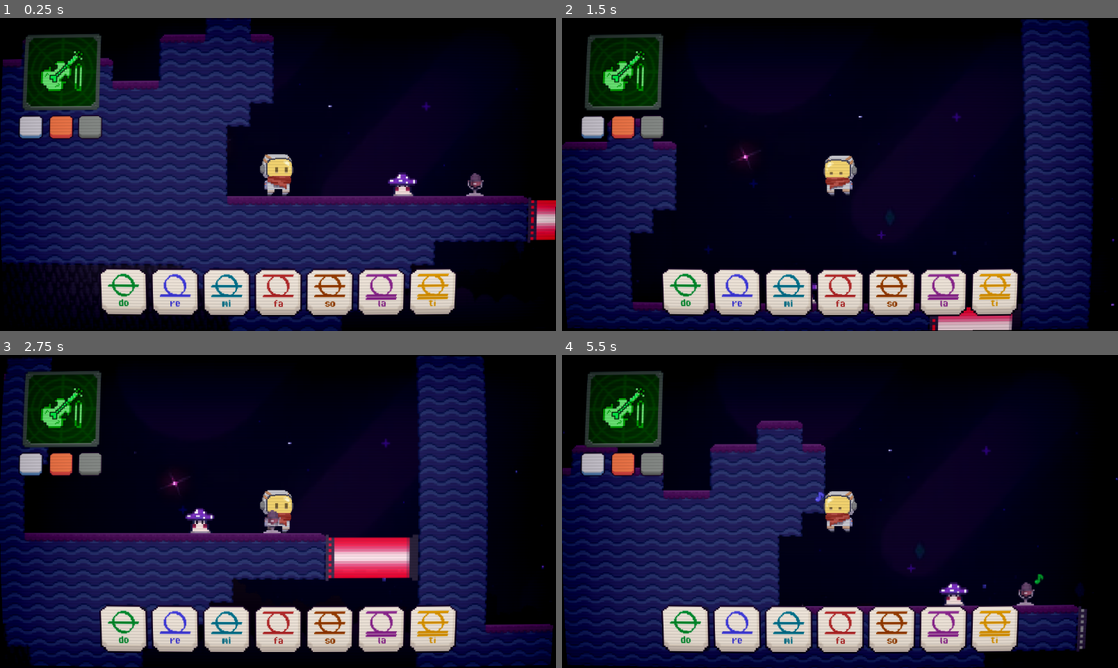
Above: before the commit, frames 1-4 (two rows, left to right).
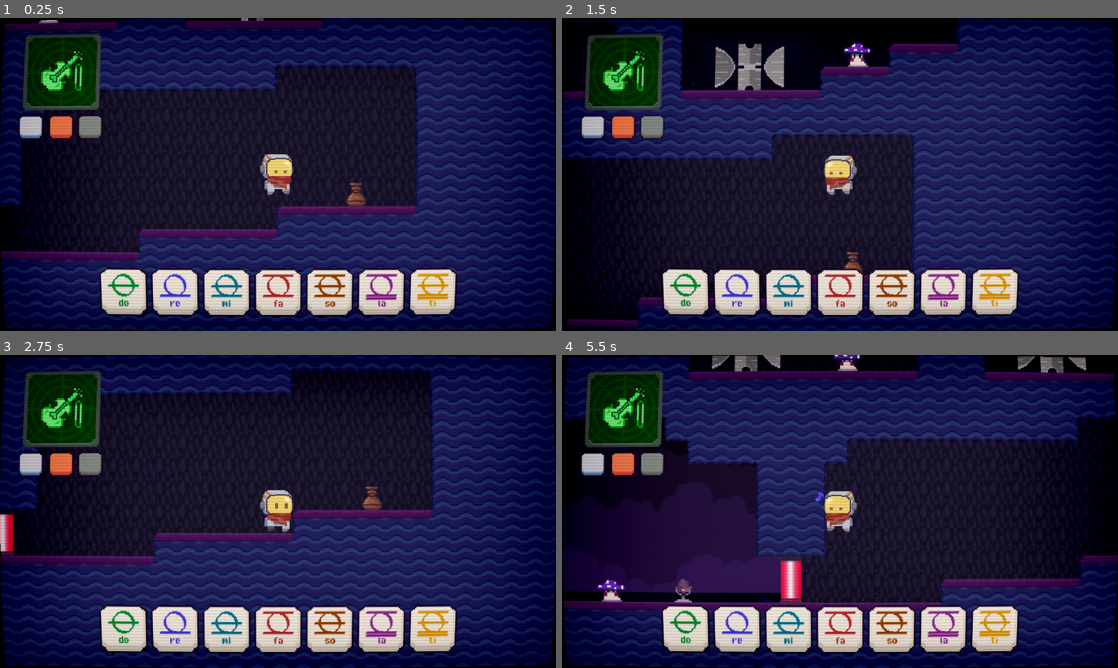
Above: after the commit, the same moments.

Repository: dafestin79/in-orbeat-level
Game: Godot game, scene res://Scenes/level_6.tscn
Same seed, same stepped clock (60 frames per second), same inputs: the game is played once before the commit and once after it. This scene is started directly instead of the project's main scene. Sound files missing from this copy of the repository are replaced by a short silence.
Inputs:
- Up to frame 1 (0.25 s): no input
- Up to frame 2 (1.5 s): tap Enter (ui_accept) at 0.5 s; hold D (Right) 0.53-1.28 s; tap 1 (piano) at 0.6 s; tap W (Jump) at 0.77 s; tap 2 (violin) at 0.8, 1.35 s; hold A (Left) from 1.28 s (still down)
- Up to frame 3 (2.75 s): tap W (Jump) at 1.52 s; tap 1 (piano) at 1.55 s; release A (Left) at 2.03 s; hold D (Right) from 2.03 s (still down); tap Space (interact) at 2.1 s; tap 2 (violin) at 2.3 s
- Up to frame 4 (5.5 s): tap U (note_1) at 2.85 s; tap W (Jump) at 3.02, 3.77, 4.52 s; tap 1 (piano) at 3.05, 4.55 s; release D (Right) at 3.53 s; hold A (Left) from 3.53 s (still down); tap K (note_10) at 3.6 s; tap 2 (violin) at 3.8, 5.3 s; tap L (note_12) at 4.35 s; tap I (note_3) at 5.1 s

The runs differ from the first frame. In frame 1, 61% of the frame differs, in the area x 0-100%, y 0-100%; in frame 2, 51%; in frame 3, 42%; in frame 4, 49%.

Commit message:
Adjusted music comet

Diff:
--- a/Scenes/level_6.tscn
+++ b/Scenes/level_6.tscn
@@ -324,12 +324,13 @@
 
 [node name="MusicComet" parent="." instance=ExtResource("6_4jl0u")]
 position = Vector2(1199, 593)
-notes_list = Array[String](["piano_1", "piano_3", "piano_5"])
+notes_list = Array[String](["piano_1", "violin_3", "piano_5", "piano_6", "violin_10"])
+num_notes_to_play = 5
 next_scene_path = "res://Scenes/main_menu.tscn"
 is_randomized = true
 
 [node name="player" parent="." instance=ExtResource("11_fd8gt")]
-position = Vector2(1043, 322)
+position = Vector2(1153, 581)
 allowed_instruments = Array[String](["violin", "piano"])
 allowed_notes = Array[String](["1", "3", "5", "6", "8", "10", "12"])
 level = 1
--- a/savefile.json
+++ b/savefile.json
@@ -1 +1 @@
-{"level_completed":true,"levels":[1.0,2.0,3.0,4.0,5.0,6.0],"next_level":"res://Scenes/main_menu.tscn","player_accuracy":66.6666666666667,"player_level":0,"previous_level":"res://Scenes/level_6.tscn","tutorial_passed":true,"unlocked_levels":6.0}
+{"level_completed":true,"levels":[1.0,2.0,3.0,4.0,5.0,6.0],"next_level":"res://Scenes/main_menu.tscn","player_accuracy":80.0,"player_level":0,"previous_level":"res://Scenes/level_6.tscn","tutorial_passed":true,"unlocked_levels":6.0}
